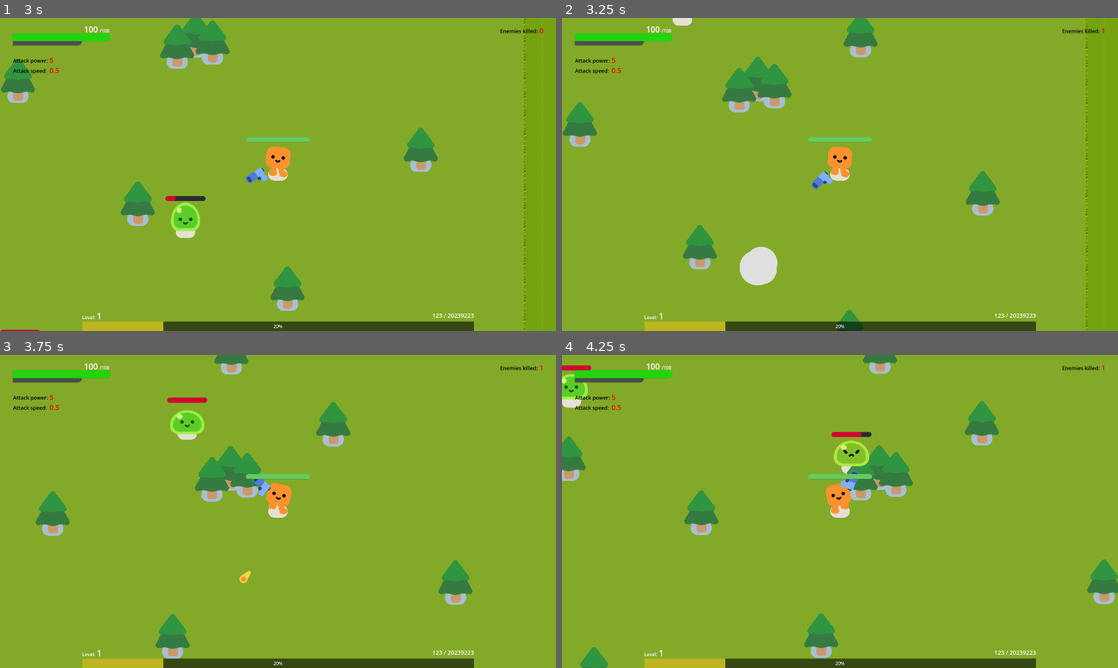
Above: before the commit, frames 1-4 (two rows, left to right).
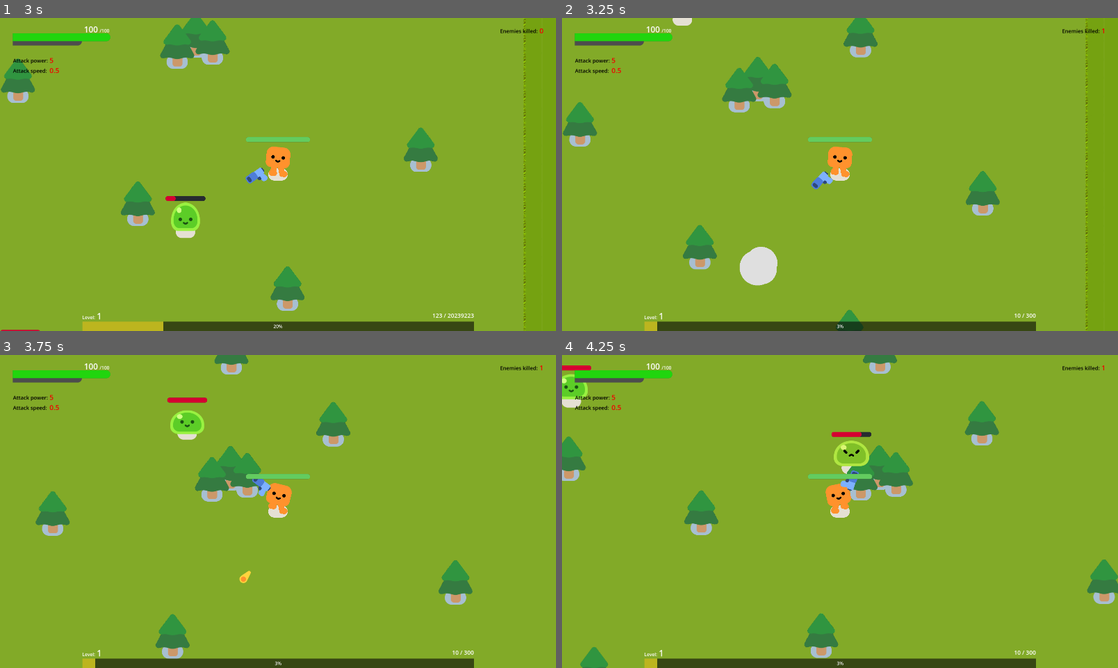
Above: after the commit, the same moments.

Repository: matheus97sm/survivor_game
Game: Godot game, scene res://survivors_game.tscn
Two runs of this game, one before a commit and one after it. Both use one fixed random seed, a clock stepped at 60 frames per second and the inputs below.
Inputs:
- Up to frame 1 (3 s): tap Enter at 0.5 s; hold D (move_right) 0.53-1.28 s; hold S (move_down) 1.28-2.03 s; hold D (move_right) 2.03-2.78 s; hold W (move_up) from 2.78 s (still down)
- Up to frame 2 (3.25 s): keep holding W (move_up)
- Up to frame 3 (3.75 s): release W (move_up) at 3.53 s; hold A (move_left) from 3.53 s (still down)
- Up to frame 4 (4.25 s): keep holding A (move_left)

Frame 1 is identical in both runs. In frame 2, 0.5% of the frame differs, in the area x 17-86%, y 94-100%; in frame 3, 0.5%; in frame 4, 0.5%.

Commit message:
Going into xp

Diff:
--- a/mobs/big_mob.gd
+++ b/mobs/big_mob.gd
@@ -5,6 +5,7 @@
 var mob_damage = 5.0
 var health = 50.0
 var max_health = 50.0
+var exp = 30
 
 func _ready() -> void:
 	%Slime.play_walk()
@@ -37,7 +38,7 @@
 
 		var parent = get_parent()
 		if parent.has_method("updateMobsKilled"):
-			parent.updateMobsKilled()
+			parent.updateMobsKilled(exp)
 
 func buff_mob(buff_nivel: int):
 	var health_buff = buff_nivel * 10
--- a/mobs/fast_mob.gd
+++ b/mobs/fast_mob.gd
@@ -5,6 +5,7 @@
 var mob_damage = 2.0
 var health = 15.0
 var max_health = 15.0
+var exp = 15
 
 func _ready() -> void:
 	%FastSlime.play_walk()
@@ -37,7 +38,7 @@
 
 		var parent = get_parent()
 		if parent.has_method("updateMobsKilled"):
-			parent.updateMobsKilled()
+			parent.updateMobsKilled(exp)
 
 func buff_mob(buff_nivel: int):
 	var health_buff = buff_nivel * 3
--- a/mobs/mob.gd
+++ b/mobs/mob.gd
@@ -5,6 +5,8 @@
 var mob_damage = 3.0
 var health = 20.0
 var max_health = 20.0
+var exp = 10
+
 
 func _ready() -> void:
 	%Slime.play_walk()
@@ -37,7 +39,7 @@
 
 		var parent = get_parent()
 		if parent.has_method("updateMobsKilled"):
-			parent.updateMobsKilled()
+			parent.updateMobsKilled(exp)
 
 
 func buff_mob(buff_nivel: int):
--- a/player.gd
+++ b/player.gd
@@ -6,6 +6,9 @@
 var player_speed = 600
 var max_health = 100.0
 var health = 100.0
+var level = 1
+var exp = 0
+var next_level_exp = 300
 
 func _physics_process(delta: float) -> void:
 	var direction = Input.get_vector("move_left", "move_right", "move_up", "move_down")
@@ -67,6 +70,15 @@
 	get_parent().update_health_indicators(health, max_health)
 
 
+func gain_exp(exp_amount: int):
+	exp += exp_amount
+
+	if exp >= next_level_exp:
+		exp = exp - next_level_exp
+		next_level_exp += next_level_exp * 0.5
+
+	get_parent().update_exp_indicators(level, exp, next_level_exp)
+
 func upgrade_sound():
 	var random_number = randf() * 0.3
 	var random_pitch = 1 + random_number - 0.15
--- a/survivors_game.gd
+++ b/survivors_game.gd
@@ -85,9 +85,10 @@
 	get_tree().paused = true
 
 
-func updateMobsKilled() -> void:
+func updateMobsKilled(mob_xp: int) -> void:
 	mobs_killed += 1
 	%EnemiesKilledCounter.text = str(mobs_killed)
+	%Player.gain_exp(mob_xp)
 
 
 func update_health_indicators(health: float, max_health: float):
@@ -100,6 +101,14 @@
 	%HealthBar.max_value = max_health
 	%HealthBar.size = Vector2(new_health_bar_size, %HealthBar.size.y)
 	%MaxHealthLabel.text = str("/", max_health)
+
+
+func update_exp_indicators(level: int, exp: int, next_level_exp: int):
+	%LevelValue.text = str(level)
+	%ExpBar.value = exp
+	%ExpBar.max_value = next_level_exp
+	%ExpLabel.text = str(exp, " / ", next_level_exp)
+
 
 func _on_restart_game_button_button_down() -> void:
 	%GameOverScreen.visible = false
--- a/survivors_game.tscn
+++ b/survivors_game.tscn
@@ -123,6 +123,7 @@
 tile_set = SubResource("TileSet_endj5")
 
 [node name="Player" parent="." instance=ExtResource("1_o3f5r")]
+unique_name_in_owner = true
 position = Vector2(1004, 568)
 
 [node name="MobSpawnPath" type="Path2D" parent="Player"]
@@ -393,6 +394,7 @@
 show_percentage = false
 
 [node name="ExpBar" type="ProgressBar" parent="UI/ColorRect"]
+unique_name_in_owner = true
 layout_mode = 1
 anchors_preset = 7
 anchor_left = 0.5
@@ -416,6 +418,8 @@
 text = "Level: "
 
 [node name="LevelValue" type="Label" parent="UI/ColorRect/ExpBar"]
+unique_name_in_owner = true
+layout_mode = 0
 offset_left = 49.5
 offset_top = -40.0
 offset_right = 98.5
@@ -424,6 +428,7 @@
 label_settings = SubResource("LabelSettings_7falc")
 
 [node name="ExpLabel" type="Label" parent="UI/ColorRect/ExpBar"]
+unique_name_in_owner = true
 layout_mode = 0
 offset_left = 1198.5
 offset_top = -35.0
